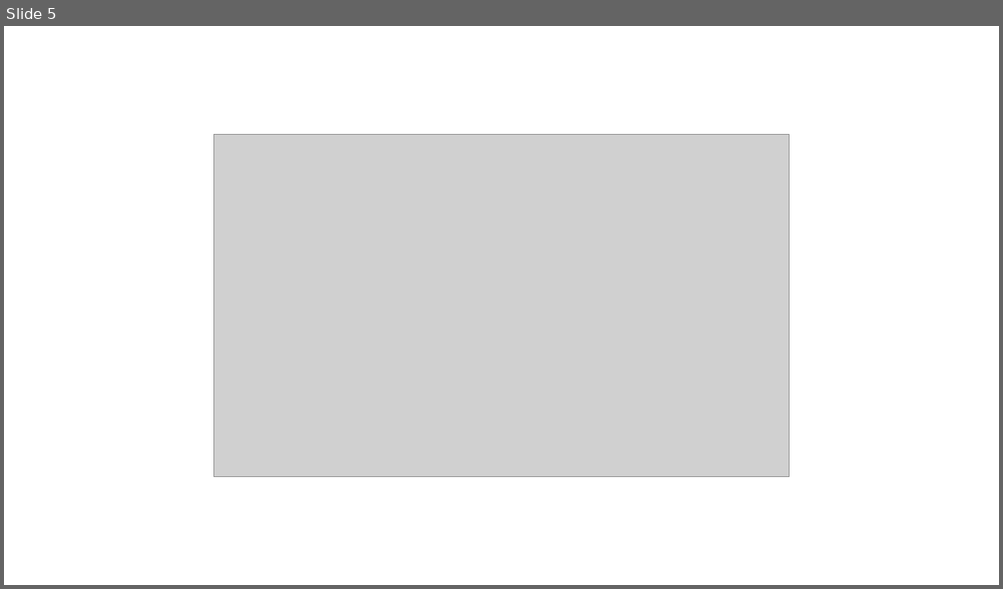
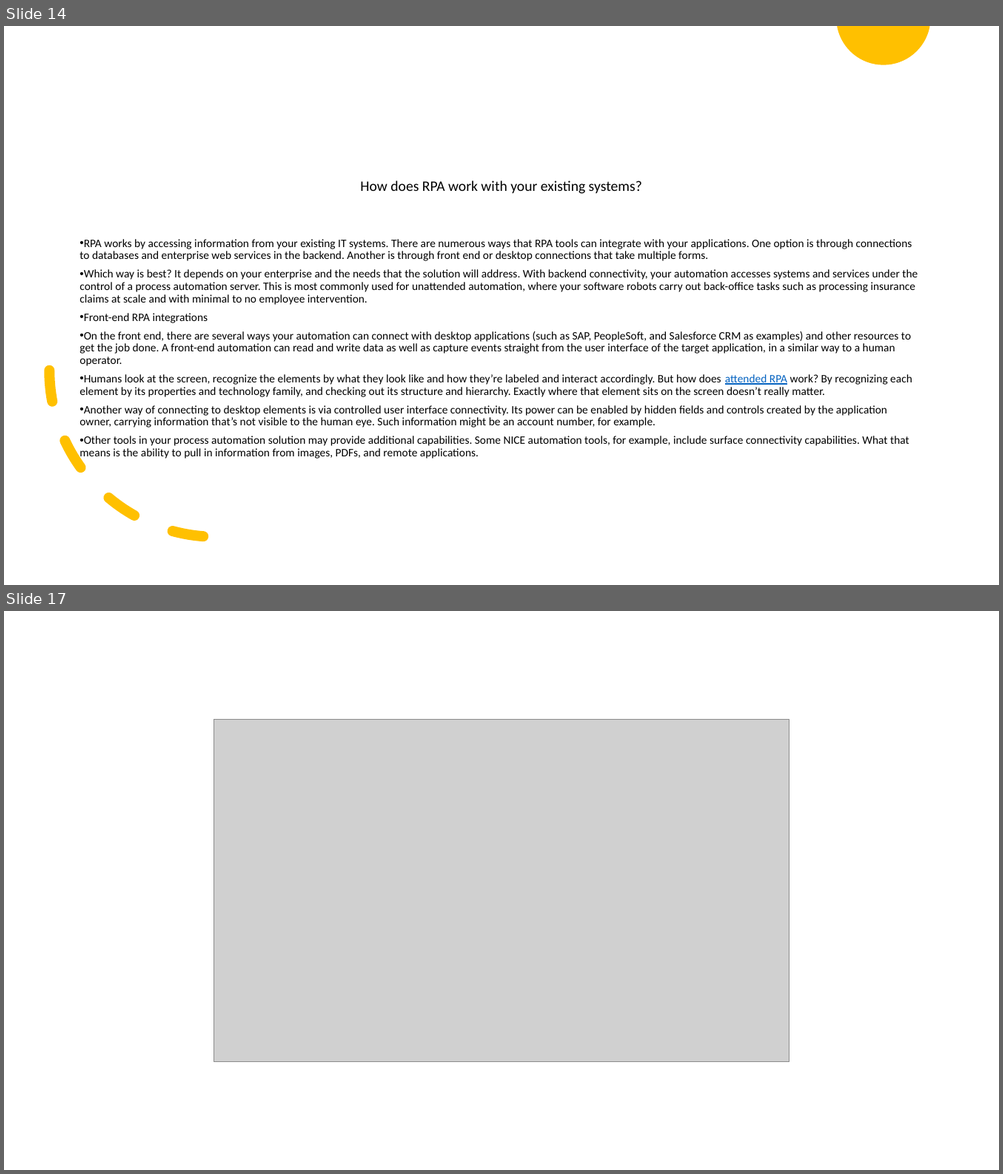
Before and after one commit to gdssclasses/gdss, a slide deck: RPA.pptx. Shown one above the other, each under a label of ours: slide 5 before the commit, slides 14 and 17 after it; the slides between them are not shown. The pictures are 1003x589 and 1003x1174 pixels, drawn with LibreOffice and Linux fonts; fonts in the diff are those of the drawing; grey boxes stand for pictures. Boxes give left, top, right and bottom in pixels: in the first picture for what was removed or moved away, otherwise in the second. Text is boxed around its words. In the diff, an @@ line names an element or a change of style, - is before the commit and + after.

```diff
--- a/RPA.pptx
+++ b/RPA.pptx
@@ slide 14 added at (4, 26, 999, 585), background #FFFFFF @@
@@ freeform shape added at (836, 26, 929, 64), fill #FFC000 @@
@@ text added at (79, 181, 917, 460), 11 pt, text #000000 @@
+How does RPA work with your existing systems?
+• RPA works by accessing information from your existing IT systems. There are numerous ways that RPA tools can integrate with your applications. One option is through connections to databases and enterprise web services in the backend. Another is through front end or desktop connections that take multiple forms.
+• Which way is best? It depends on your enterprise and the needs that the solution will address. With backend connectivity, your automation accesses systems and services under the control of a process automation server. This is most commonly used for unattended automation, where your software robots carry out back-office tasks such as processing insurance claims at scale and with minimal to no employee intervention.
+• Front-end RPA integrations
+• On the front end, there are several ways your automation can connect with desktop applications (such as SAP, PeopleSoft, and Salesforce CRM as examples) and other resources to get the job done. A front-end automation can read and write data as well as capture events straight from the user interface of the target application, in a similar way to a human operator.
+• Humans look at the screen, recognize the elements by what they look like and how they’re labeled and interact accordingly. But how does attended RPA work? By recognizing each element by its properties and technology family, and checking out its structure and hierarchy. Exactly where that element sits on the screen doesn’t really matter.
+• Another way of connecting to desktop elements is via controlled user interface connectivity. Its power can be enabled by hidden fields and controls created by the application owner, carrying information that’s not visible to the human eye. Such information might be an account number, for example.
+• Other tools in your process automation solution may provide additional capabilities. Some NICE automation tools, for example, include surface connectivity capabilities. What that means is the ability to pull in information from images, PDFs, and remote applications.
@@ arc (boxed as its full ellipse) added at (50, 204, 383, 538), outline #FFC000 10 pt dashed @@
@@ what was slide 5 is now slide 17 @@
```
Also in this commit, not shown: 2 slides changed, 17 other slides added, 5 slides removed.
